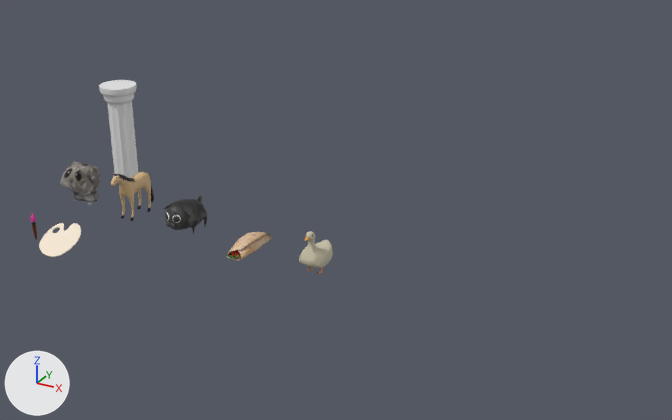
The Blender file External/Models.blend, before and after one commit.
The view is the same before and after, from a 50 mm lens placed at (19.13, -16.98, 11.06), pointed at (8.51, 2.31, 1.41). Every picture has the same lights, and +X, +Y and +Z are marked at lower left. The first picture is the older version.

The first picture shows 'Paintable_CuteHamster_LOD0', 'Paintable_FunnyHorse_LOD0', 'Paintable_Goose_LOD0', 'Paintable_Kebab_LOD0', 'Paintable_PugDog_LOD0', 'Prop_Palette_LOD0', 'Prop_Pillar_01_LOD0', 'Prop_Pillar_02_LOD0' and 1 more.
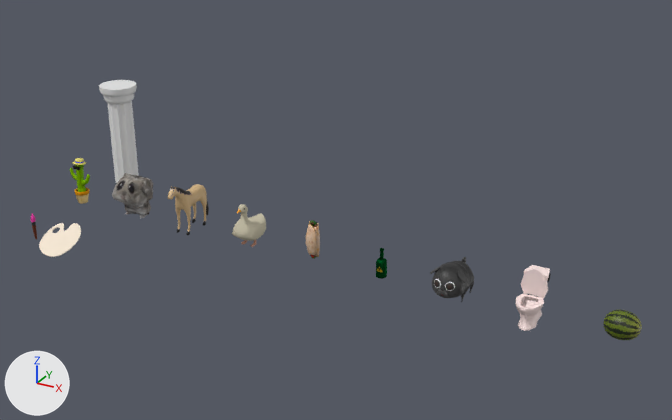
Not drawn themselves, but carrying or shaping drawn objects: ob_paintable_funnyhorse, ob_paintable_pugdog, ob_paintable_cutehamster, ob_paintable_kebab, ob_paintable_goose.

Changed parts and their boxes [x1, y1, x2, y2] in the pictures (672 x 420 px):
'Paintable_CuteHamster_LOD0', moved
    before: [60, 161, 100, 205]
    after: [112, 173, 153, 218]
'Paintable_PugDog_LOD0', moved
    before: [164, 196, 207, 234]
    after: [430, 257, 474, 302]
'Paintable_FunnyHorse_LOD0', moved
    before: [111, 172, 154, 221]
    after: [168, 184, 209, 235]
'Paintable_Goose_LOD0', moved
    before: [299, 231, 333, 274]
    after: [232, 204, 266, 247]
'Paintable_Toilet_LOD0', added
    after: [515, 265, 551, 331]
'Paintable_Kebab_LOD0', moved, turned, rescaled
    before: [227, 232, 271, 260]
    after: [306, 220, 320, 259]
'Paintable_Watermelon_LOD0', added (green)
    after: [603, 309, 642, 340]
'Paintable_Cactus_LOD0', added (green)
    after: [70, 158, 90, 204]
'Paintable_PoisonBottle_LOD0', added
    after: [376, 248, 387, 279]

The change, as a list of edits to the scene's bpy script:
```text
Add mat_paintable_poisonbottle:
    mat_paintable_poisonbottle = bpy.data.materials.new('Paintable_PoisonBottle')
    # colours: light grey #dadada
    # uses the picture img_paintable_poisonbottle_pixelated_png
Change me_paintable_goose:
    used by ob_paintable_goose_lod0; parent = ob_paintable_goose; location = (0.0, 0.0, 0.0)
    remove me_paintable_goose.from_pydata(...)  # 983 vertices, 1082 faces; spans x -0.341..0.341, y -0.533..0.635, z -0.213..1.047
    add me_paintable_goose.from_pydata(...)  # 983 vertices, 1082 faces; spans x -0.341..0.341, y -0.533..0.635, z 0.002..1.262
    me_paintable_goose part 2: the whole mesh is moved by (0.0, 0.0, 0.216)
Change me_paintable_kebab_lod0:
    used by ob_paintable_kebab_lod0; parent = ob_paintable_kebab; location = (0.0, 0.0, 0.0)
    remove me_paintable_kebab_lod0.from_pydata(...)  # 1792 vertices, 1775 faces; spans x -0.33..0.32, y -0.88..0.91, z -0.14..0.26
    add me_paintable_kebab_lod0.from_pydata(...)  # 1792 vertices, 1775 faces; spans x -0.21..0.2, y -0.16..0.09, z 0.0..1.11
    me_paintable_kebab_lod0 part 1: the whole mesh is turned 90 degrees about the x axis through its middle and scaled by 0.62, then moved by (0.0, -0.05, 0.5)
Change ob_paintable_goose:
    ob_paintable_goose.location: (8.0, 2.136, -0.181) -> (6.0, 2.0, 0.0)
Change ob_paintable_funnyhorse:
    ob_paintable_funnyhorse.location: (2.0, 2.0, 0.0) -> (4.0, 2.0, 0.0)
Change ob_paintable_pugdog:
    ob_paintable_pugdog.location: (4.0, 2.0, 0.0) -> (12.0, 2.0, 0.0)
Change ob_paintable_cutehamster:
    ob_paintable_cutehamster.location: (0.0, 2.0, 0.0) -> (2.0, 2.0, 0.0)
Change ob_paintable_kebab:
    ob_paintable_kebab.location: (6.0, 2.0, 0.0) -> (8.0, 2.0, 0.0)
Add ob_paintable_cactus_lod0:
    ob_paintable_cactus_lod0 = bpy.data.objects.new('Paintable_Cactus_LOD0', me_paintable_cactus_lod0)  # 2732 vertices, 2798 faces; spans x -0.381..0.369, y -0.219..0.232, z 0.0..1.375; in mat_paintable_cactus (picture img_paintable_cactus_pixelated_png); modifiers DECIMATE
    ob_paintable_cactus_lod0.parent = ob_paintable_cactus
    ob_paintable_cactus_lod0.location = (0.0, 0.0, 0.0)
Add ob_paintable_cactus:
    ob_paintable_cactus = bpy.data.objects.new('Paintable_Cactus', None)
    ob_paintable_cactus.location = (0.0, 2.0, 0.0)
Add ob_paintable_toilet_lod0:
    ob_paintable_toilet_lod0 = bpy.data.objects.new('Paintable_Toilet_LOD0', me_paintable_toilet_lod0)  # 2007 vertices, 2028 faces; spans x -0.321..0.322, y -0.931..0.186, z 0.006..1.32; in mat_paintable_toilet (picture img_paintable_toilet)
    ob_paintable_toilet_lod0.parent = ob_paintable_toilet
    ob_paintable_toilet_lod0.location = (0.0, 0.0, 0.0)
Add ob_paintable_toilet:
    ob_paintable_toilet = bpy.data.objects.new('Paintable_Toilet', None)
    ob_paintable_toilet.location = (14.0, 2.0, 0.0)
Add ob_paintable_poisonbottle_lod0:
    ob_paintable_poisonbottle_lod0 = bpy.data.objects.new('Paintable_PoisonBottle_LOD0', me_paintable_poisonbottle_lod0)  # 5221 vertices, 5221 faces; spans x -0.137..0.136, y -0.137..0.137, z 0.003..0.78; modifiers DECIMATE
    ob_paintable_poisonbottle_lod0.parent = ob_paintable_poisonbottle
    ob_paintable_poisonbottle_lod0.location = (0.0, 0.0, 0.0)
Add ob_paintable_poisonbottle:
    ob_paintable_poisonbottle = bpy.data.objects.new('Paintable_PoisonBottle', None)
    ob_paintable_poisonbottle.location = (10.0, 2.0, 0.0)
Add ob_paintable_watermelon_lod0:
    ob_paintable_watermelon_lod0 = bpy.data.objects.new('Paintable_Watermelon_LOD0', me_paintable_watermelon_lod0)  # 482 vertices, 512 faces; spans x -0.399..0.433, y -0.344..0.344, z -0.035..0.635; in mat_paintable_watermelon (picture img_paintable_watermelon_pixelated_png)
    ob_paintable_watermelon_lod0.parent = ob_paintable_watermelon
    ob_paintable_watermelon_lod0.location = (0.0, 0.0, 0.0)
Add ob_paintable_watermelon:
    ob_paintable_watermelon = bpy.data.objects.new('Paintable_Watermelon', None)
    ob_paintable_watermelon.location = (16.0, 2.0, 0.0)
```
